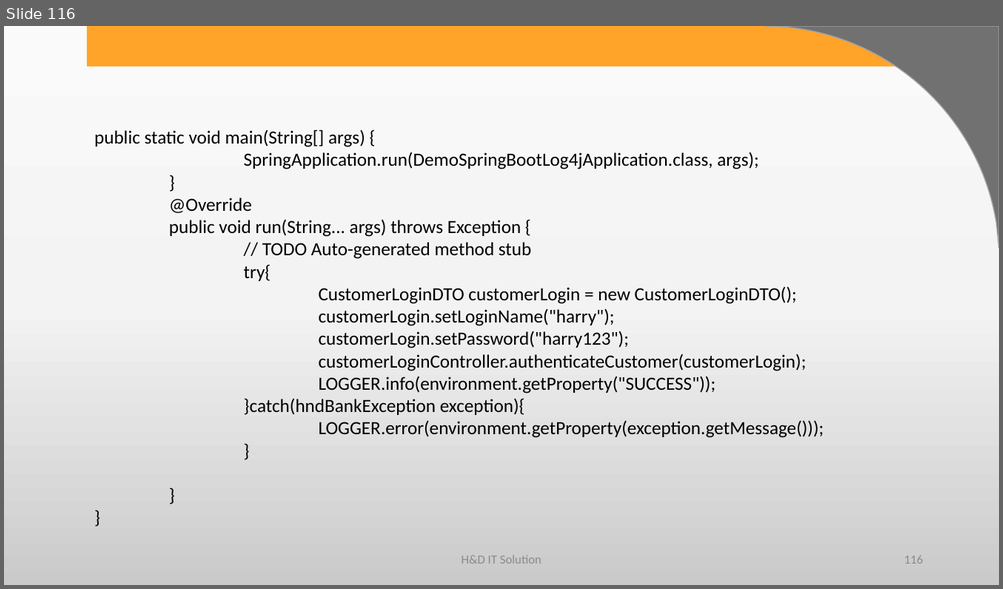
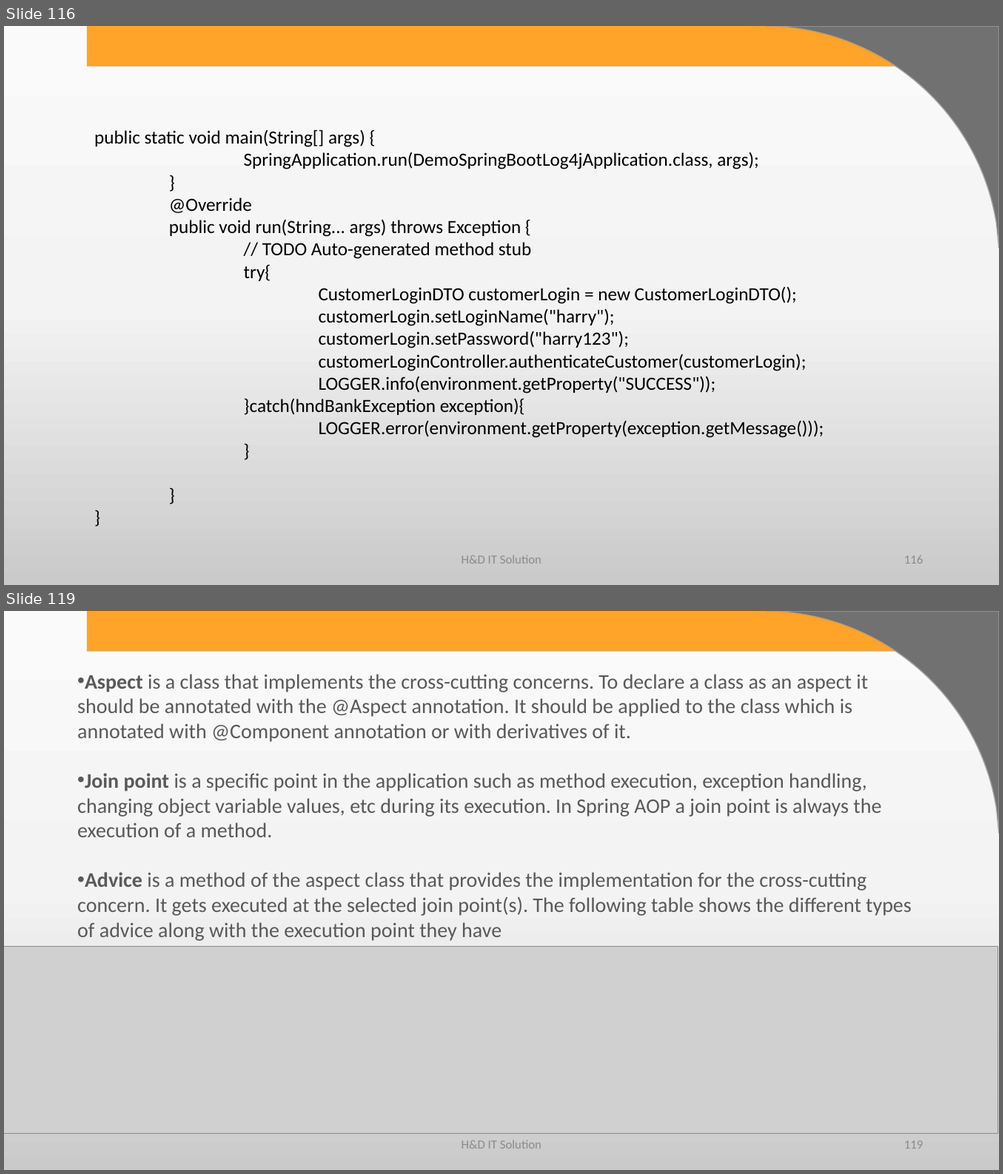
Before and after one commit to harshadasawant/spring_boot1, a slide deck: infinite/src/main/ppt/spring with service layer.pptx. Shown one above the other, each under a label of ours: slide 116 before the commit, slides 116 and 119 after it; the slides between them are not shown. The pictures are 1003x589 and 1003x1174 pixels, drawn with LibreOffice and Linux fonts; fonts in the diff are those of the drawing; grey boxes stand for pictures; background and template pictures are left out. Boxes give left, top, right and bottom in pixels: in the first picture for what was removed or moved away, otherwise in the second. Text is boxed around its words. In the diff, an @@ line names an element or a change of style, - is before the commit and + after.

```diff
--- a/infinite/src/main/ppt/spring with service layer.pptx
+++ b/infinite/src/main/ppt/spring with service layer.pptx
@@ slide 119 added at (4,611,999,1170), background gradient #FBFBFB to #F4F4F4 to #CBCBCB; not listed: 2 template elements that a slide beside it also shows @@
@@ text added at (77,674,911,941), 20 pt, text #595959 @@
+• Aspect is a class that implements the cross-cutting concerns. To declare a class as an aspect it should be annotated with the @Aspect annotation. It should be applied to the class which is annotated with @Component annotation or with derivatives of it.
+• Join point is a specific point in the application such as method execution, exception handling, changing object variable values, etc during its execution. In Spring AOP a join point is always the execution of a method.
+• Advice is a method of the aspect class that provides the implementation for the cross-cutting concern. It gets executed at the selected join point(s). The following table shows the different types of advice along with the execution point they have
@@ picture added at (4,947,997,1134) @@
@@ text added at (461,1141,541,1149), 12 pt, text #8C8C8C @@
+H&D IT Solution
@@ page number added at (904,1141,922,1149), 12 pt, text #8C8C8C @@
+119
```
Also in this commit, not shown: 17 other slides added, 5 other files.
